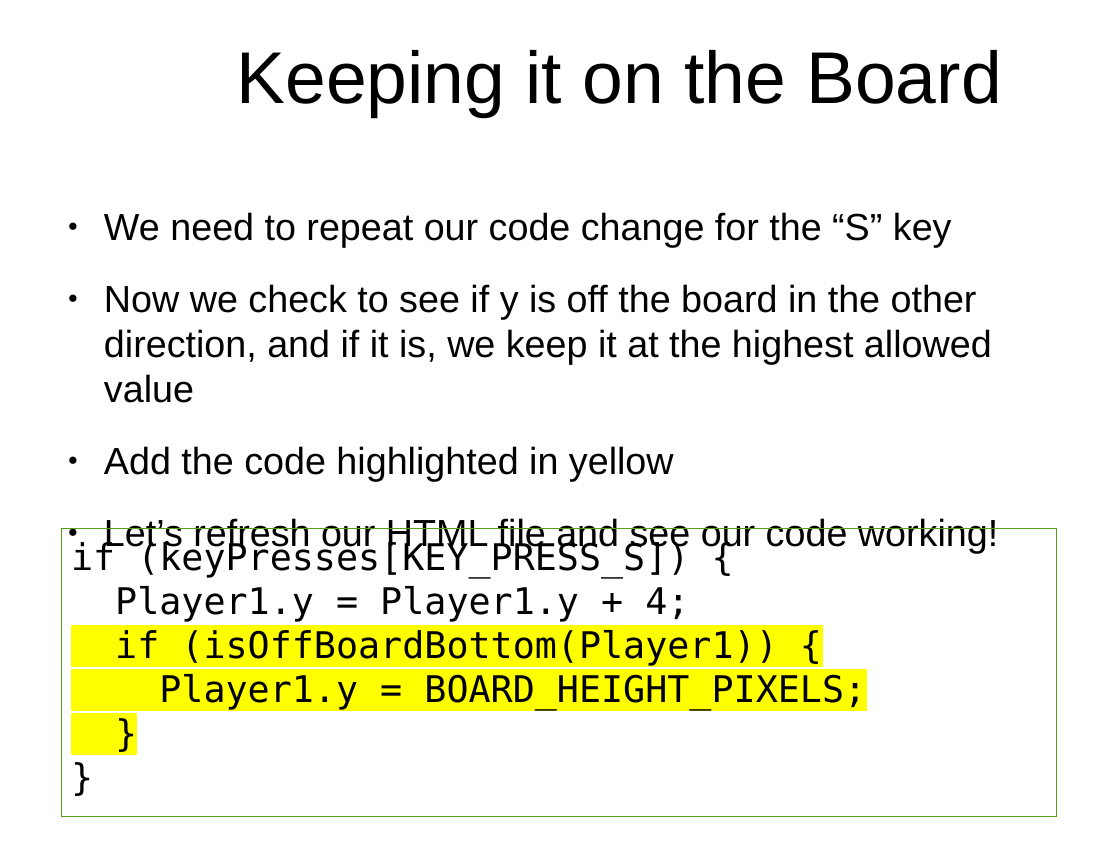
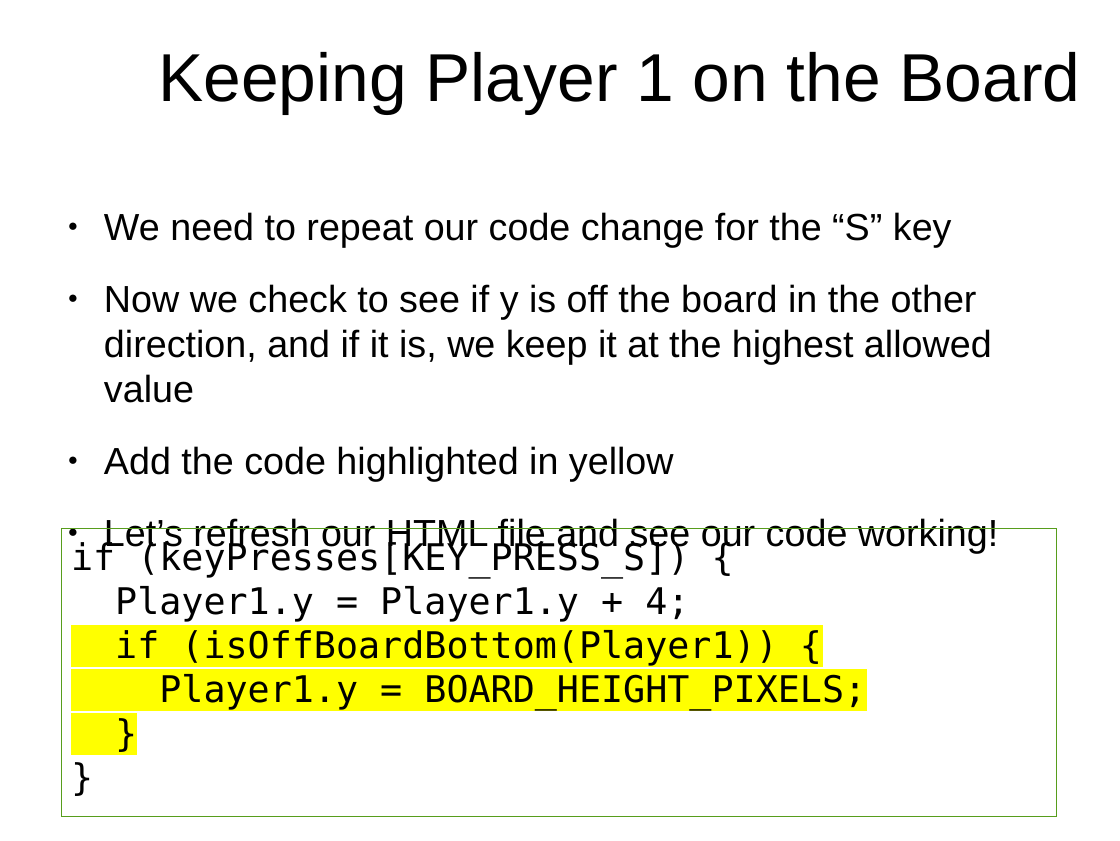
Before and after one commit to originalgrego/PaddleBattle, a slide deck: slide 27 of PaddleBattle - Explorathon 2017.odp (slide 19 before the commit). Drawn at 1120x841 pixels with LibreOffice and Linux fonts; fonts in the diff are those of the drawing; background and template pictures are left out. Boxes give left, top, right and bottom in pixels: in the first picture for what was removed or moved away, otherwise in the second. Text is boxed around its words. In the diff, an @@ line names an element or a change of style, - is before the commit and + after.

```diff
--- a/PaddleBattle - Explorathon 2017.odp
+++ b/PaddleBattle - Explorathon 2017.odp
@@ title at (159,52,1081,114): text changed; size 51.9 to 48 pt @@
-Keeping it on the Board
+Keeping Player 1 on the Board
```
Also in this commit, not shown: 2 other slides changed.
